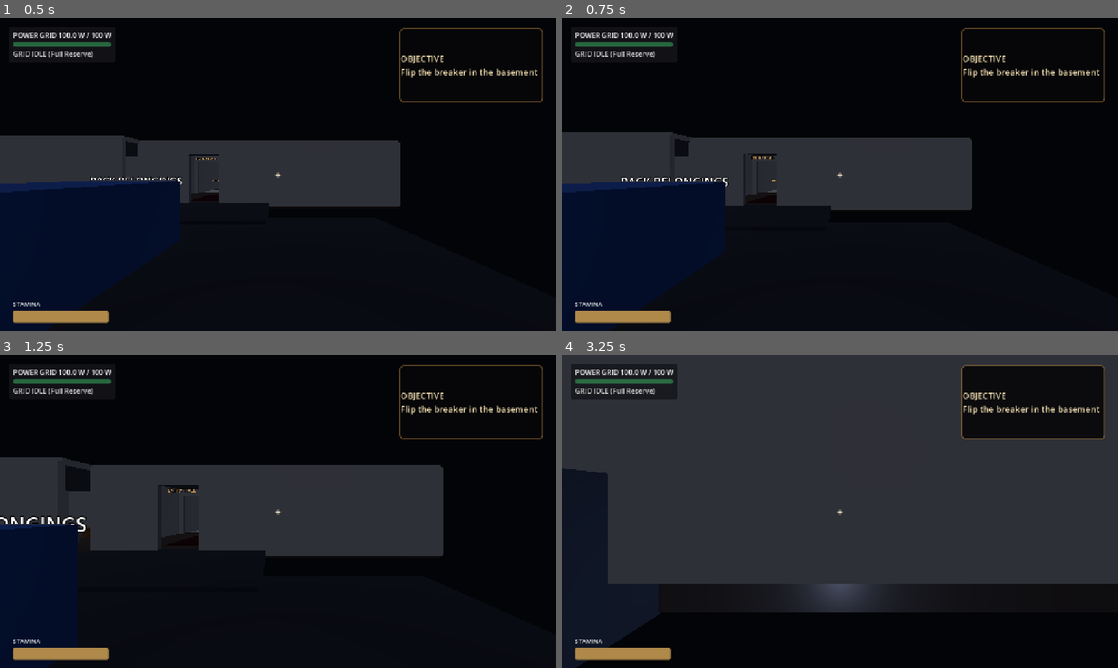
Above: before the commit, frames 1-4 (two rows, left to right).
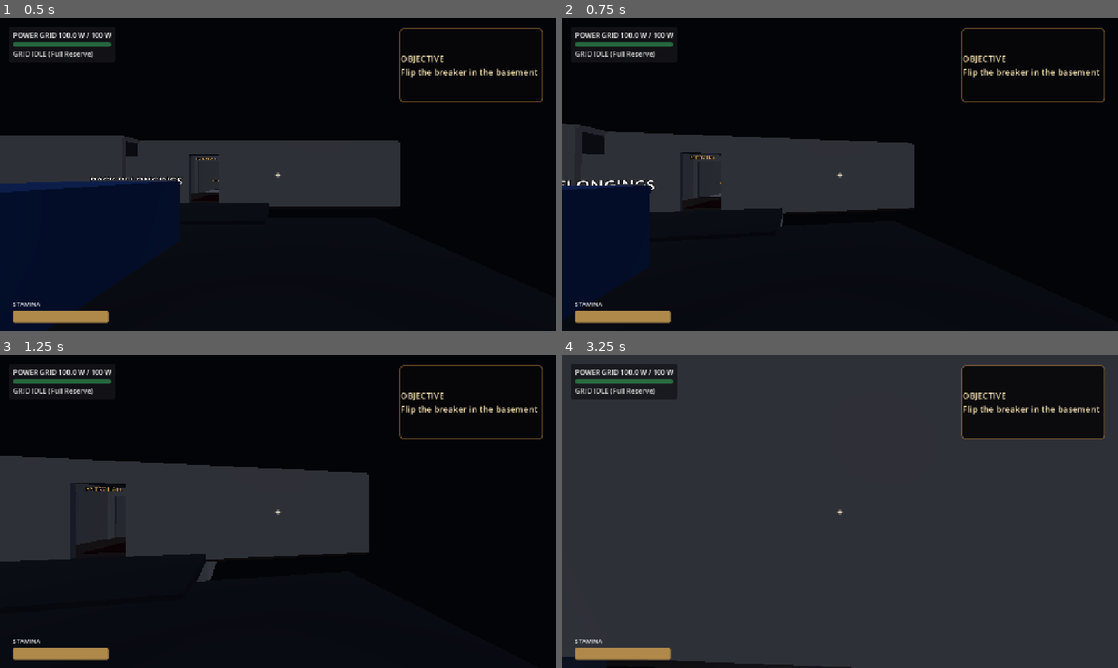
Above: after the commit, the same moments.

Repository: GameDevRocky/project-3
Game: Godot game, scene res://systems/core/main.tscn
Two runs of this game, one before a commit and one after it. Both use one fixed random seed, a clock stepped at 60 frames per second and the inputs below.
Inputs (mouse positions are in pixels of both pictures, inside the frame that each line leads up to):
- Up to frame 1 (0.5 s): no input
- Up to frame 2 (0.75 s): tap Enter (ui_accept) at 0.5 s; move the mouse to (867, 174) at 0.52 s; hold W (move_forward) from 0.53 s (still down); hold E (interact) from 0.53 s (still down); click (867, 174) at 0.67 s
- Up to frame 3 (1.25 s): keep holding W (move_forward); keep holding E (interact); tap Enter (ui_accept) at 0.77 s
- Up to frame 4 (3.25 s): keep holding W (move_forward); move the mouse to (812, 511) at 1.27 s; release E (interact) at 1.28 s; tap Shift (sprint) at 1.35 s; click (812, 511) at 1.42 s; tap Enter (ui_accept) at 1.52, 3.02 s; move the mouse to (851, 505) at 2.02 s; tap Q at 2.1 s; click (851, 505) at 2.17 s; move the mouse to (834, 517) at 2.77 s; tap Ctrl at 2.85 s; click (834, 517) at 2.92 s

Frame 1 is identical in both runs. In frame 2, 5.6% of the frame differs, in the area x 0-74%, y 33-72%; in frame 3, 8.4%; in frame 4, 26%, in the area x 0-100%, y 36-100%.

Commit message:
player: restore first-person mouse look

Diff:
--- a/systems/player/player_controller.gd
+++ b/systems/player/player_controller.gd
@@ -40,14 +40,11 @@
 	floor_max_angle = deg_to_rad(50.0)
 	Input.mouse_mode = Input.MOUSE_MODE_CAPTURED
 
-func _unhandled_input(event: InputEvent) -> void:
+func _input(event: InputEvent) -> void:
 	if not is_alive:
 		return
 	if event is InputEventMouseMotion and Input.mouse_mode == Input.MOUSE_MODE_CAPTURED:
-		rotate_y(-event.relative.x * mouse_sensitivity)
-		if camera != null:
-			camera.rotate_x(-event.relative.y * mouse_sensitivity)
-			camera.rotation.clampf(-PI/2.2, PI/2.2)
+		_apply_look((event as InputEventMouseMotion).relative)
 
 	if event.is_action_pressed("pause"):
 		if Input.mouse_mode == Input.MOUSE_MODE_CAPTURED:
@@ -61,6 +58,17 @@
 
 	if event.is_action_pressed("interact"):
 		try_interact()
+
+func _apply_look(mouse_delta: Vector2) -> void:
+	rotate_y(-mouse_delta.x * mouse_sensitivity)
+	if camera == null:
+		return
+	var pitch_limit: float = PI / 2.2
+	camera.rotation.x = clampf(
+		camera.rotation.x - mouse_delta.y * mouse_sensitivity,
+		-pitch_limit,
+		pitch_limit,
+	)
 
 func _physics_process(delta: float) -> void:
 	if not is_alive:
--- a/tests/player/test_player_controller.gd
+++ b/tests/player/test_player_controller.gd
@@ -45,3 +45,19 @@
 	assert_false(target.interacted, "Target should not be interacted before calling try_interact")
 	player.try_interact()
 	assert_true(target.interacted, "Target interact() should be called by try_interact()")
+
+func test_mouse_look_rotates_body_and_clamps_camera_pitch() -> void:
+	var player: PlayerController = PlayerControllerScene.instantiate()
+	add_child_autoqfree(player)
+	await get_tree().process_frame
+
+	player._apply_look(Vector2(100.0, -10000.0))
+
+	var player_camera: Camera3D = player.get_node("Camera3D") as Camera3D
+	assert_lt(player.rotation.y, 0.0, "Horizontal mouse motion should rotate the player body")
+	assert_almost_eq(
+		player_camera.rotation.x,
+		PI / 2.2,
+		0.001,
+		"Vertical mouse motion should rotate and clamp the camera",
+	)
